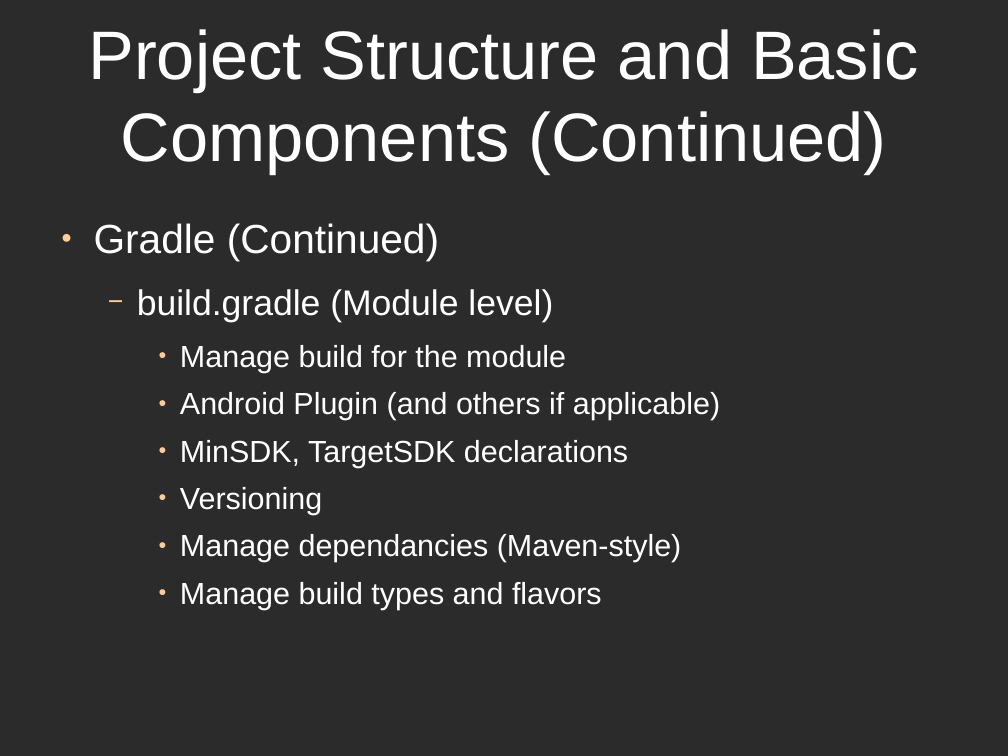
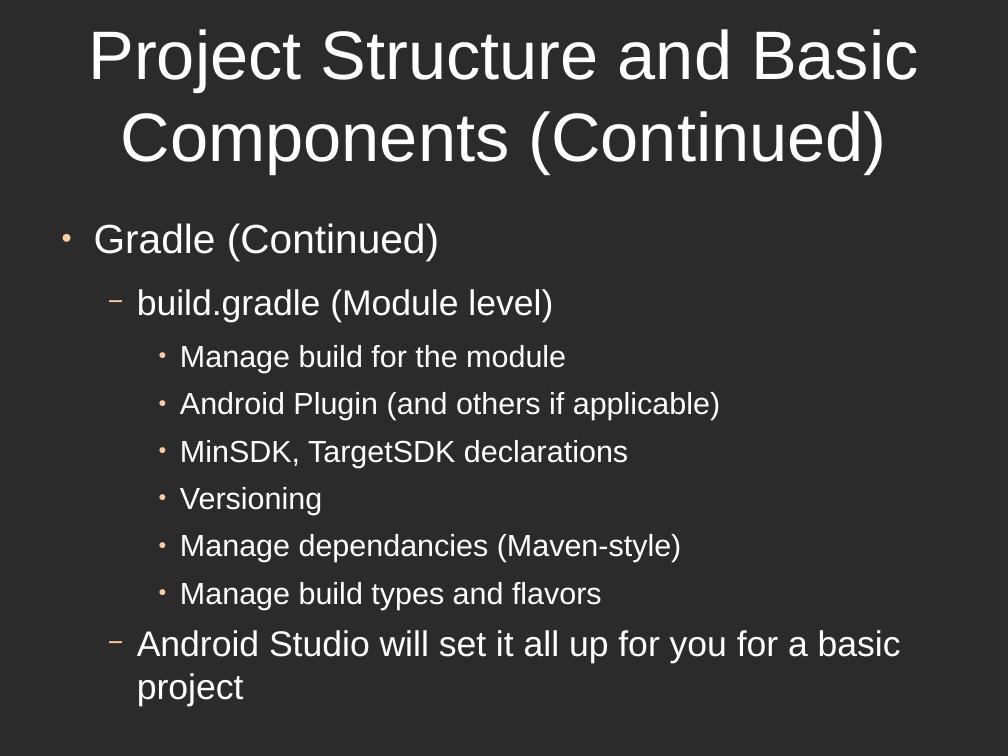
Before and after one commit to alphonzo79/HelloAndroidExample, a slide deck: slide 11 of HelloAndroidPresentationSlides.odp (slide 10 before the commit). Drawn at 1008x756 pixels with LibreOffice and Linux fonts; fonts in the diff are those of the drawing; background and template pictures are left out; a plain dark background stands for a picture behind light text. Boxes give left, top, right and bottom in pixels: in the first picture for what was removed or moved away, otherwise in the second. Text is boxed around its words. In the diff, an @@ line names an element or a change of style, - is before the commit and + after.

```diff
--- a/HelloAndroidPresentationSlides.odp
+++ b/HelloAndroidPresentationSlides.odp
@@ text at box(137, 630, 901, 706): paragraph added @@
+  − Android Studio will set it all up for you for a basic project
```
Also in this commit, not shown: 4 other slides changed, 1 slide added.
